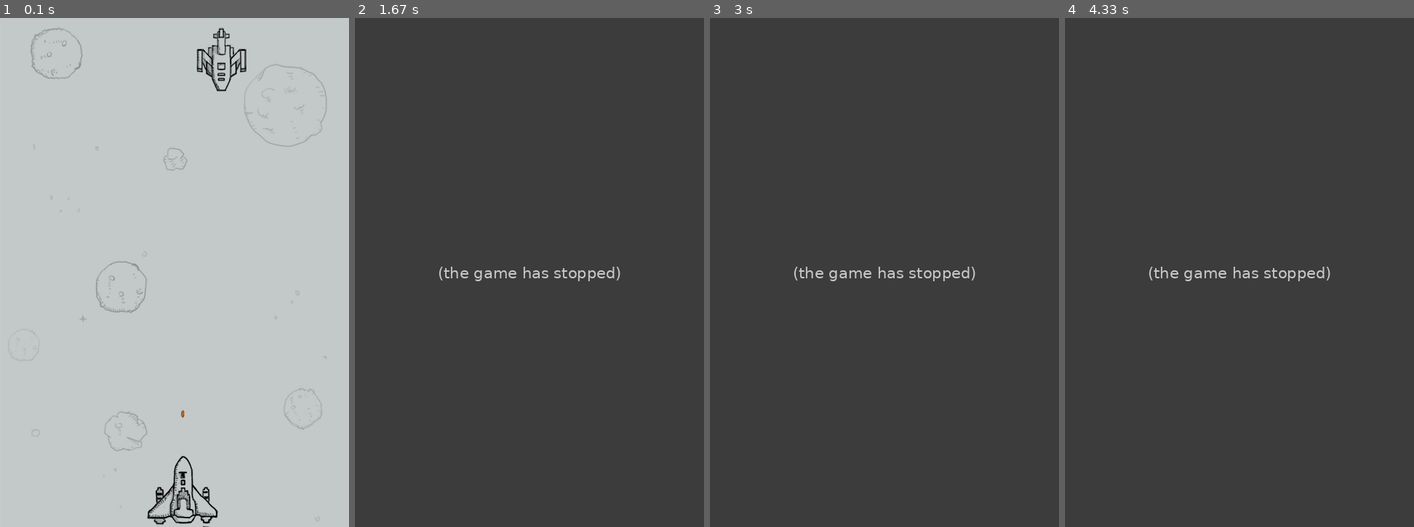
Above: before the commit, frames 1-4 (left to right).
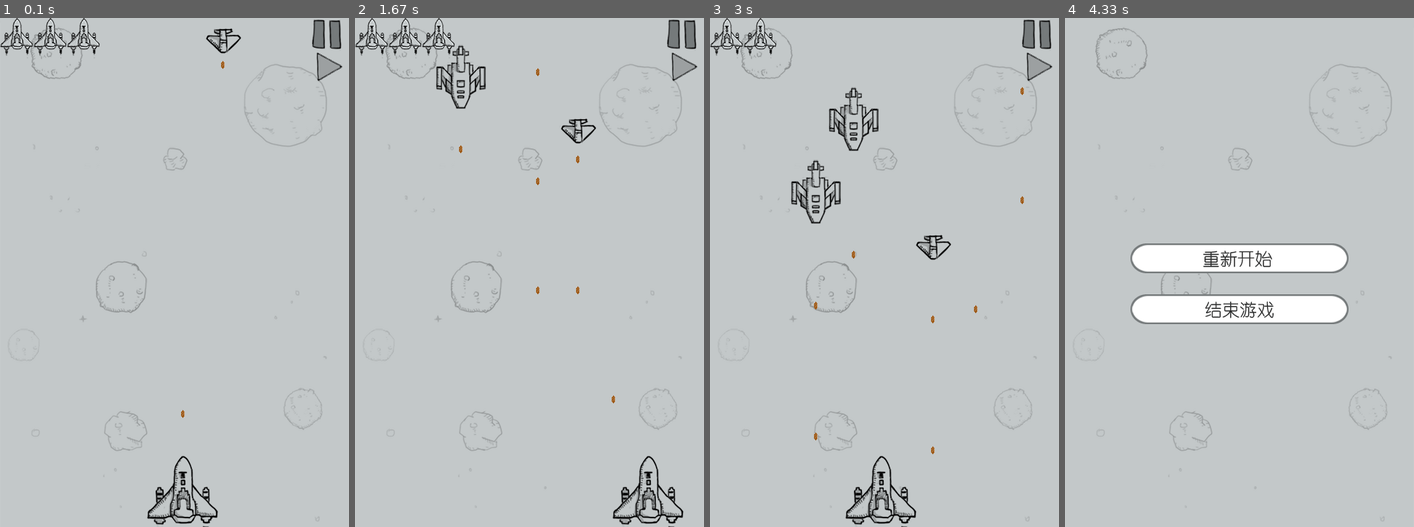
Above: after the commit, the same moments.

Repository: congweiH/AircraftWars-usePyGame
Game: pygame game, started from main.py
Same seed, same stepped clock (60 frames per second), same inputs: the game is played once before the commit and once after it.
Inputs (mouse positions are in pixels of both pictures, inside the frame that each line leads up to):
- Up to frame 1 (0.1 s): no input
- Up to frame 2 (1.67 s): click (683, 48) at 0.38 s; click (683, 48) at 0.88 s; hold Right from 1.33 s (still down)
- Up to frame 3 (3 s): release Right at 1.8 s; hold Up 1.83-2.13 s; hold Left from 2.67 s (still down)
- Up to frame 4 (4.33 s): release Left at 3.2 s; hold Down 3.23-3.53 s; hold Left 3.57-3.97 s; click (1291, 94) at 4.05 s

The runs differ from the first frame. In frame 1, 2.0% of the frame differs, in the area x 0-99%, y 0-15%; in frame 2, 99%; in frame 3, 99%; in frame 4, 100%, in the area x 0-100%, y 0-100%.
Before the commit the program exited at 1.47 s; later frames show no game.

Commit message:
实现飞机生命值，暂停效果

Diff:
--- a/Bullet.py
+++ b/Bullet.py
@@ -15,4 +15,4 @@
         if self.flag == 1:  # 我方飞机
             self.rect.top -= self.speed
         else:   # 敌机
-            self.rect.top += self.speed
+            self.rect.top += self.speed - 5
--- a/Enemy.py
+++ b/Enemy.py
@@ -13,7 +13,7 @@
         self.enemy_img = []
         self.enemy_down_imgs = []
         self.loadImg()
-        r = random.randint(0,2)
+        r = random.randint(0,1)
         self.image = self.enemy_img[r]
         self.rect = self.image.get_rect()
         self.rect.topleft = [random.randint(0, SCREEN_WIDTH - self.image.get_rect().width), 0]
@@ -39,10 +39,10 @@
         self.rect.top += self.speed
 
     def fire(self, bullet_img):
-        if self.fire_fre % 15 == 0:
-            self.bullets.add(Bullet(bullet_img, self.rect.midtop, 0))
+        if self.fire_fre % 60 == 0:
+            self.bullets.add(Bullet(bullet_img, self.rect.midbottom, 0))
         self.fire_fre += 1
-        if self.fire_fre >= 15:
+        if self.fire_fre >= 60:
             self.fire_fre = 0
         # 清除子弹
         for bullet in self.bullets:
--- a/Player.py
+++ b/Player.py
@@ -20,6 +20,8 @@
         self.down_index = 0
         self.is_hit = False
         self.fire_fre = 0
+        self.life = 3
+        self.life_img = pygame.image.load('img/life.png')
         self.mask = pygame.mask.from_surface(self.image[0])
 
     def loadImage(self):
@@ -30,6 +32,9 @@
 
     def draw(self,screen):
         screen.blit(self.image[self.img_index], self.rect)
+        delta = self.life_img.get_rect().width
+        for i in range(self.life):
+            screen.blit(self.life_img,(i*delta,0))
 
     def destory(self, screen):
         self.img_index=self.down_index
--- a/main.py
+++ b/main.py
@@ -9,6 +9,8 @@
 
 SCREEN_HEIGHT = 700
 SCREEN_WIDTH = 480
+AGAIN_POS = AGAIN_X, AGAIN_Y = (SCREEN_WIDTH/2-150, SCREEN_HEIGHT/2-40)
+GAMEOVER_POS = GAMEOVER_X, GAMEOVER_Y = (SCREEN_WIDTH/2-150, SCREEN_HEIGHT/2+30)
 
 
 pygame.init()  # 初始化pygame
@@ -16,6 +18,15 @@
 pygame.display.set_caption("AircraftWars")  # 设置窗体标题
 pygame.display.set_icon(pygame.image.load("img/life.png"))  # 设置icon
 background_img = pygame.image.load('img/background.png')
+
+again_img = pygame.image.load('img/again.png')
+gameover_img = pygame.image.load('img/gameover.png')
+
+pause_nor = pygame.image.load('img/pause_nor.png')
+resume_nor = pygame.image.load('img/resume_nor.png')
+
+pause_pressed = pygame.image.load('img/pause_pressed.png')
+resume_pressed = pygame.image.load('img/resume_pressed.png')
 
 # 玩家飞机
 player = Player()
@@ -26,72 +37,147 @@
 # 敌机
 enemies1 = pygame.sprite.Group()
 enemies_down = pygame.sprite.Group()
+bullets = pygame.sprite.Group()
 enemy_fre = 0
 
-while True:
-    # 设置游戏最大帧率为60
-    pygame.time.Clock().tick(60)
-    # 绘制背景
+start = True
+
+def restart():
+    global start
+    global enemies1
+    global enemies_down
+    global enemy_fre
+    global player
+    global bullets
+    if start == True:
+        return False
     screen.fill(0)
-    screen.blit(background_img, (0,0))
-    # 绘制玩家飞机
-    if not player.is_hit:
-        player.draw(screen)
-        player.fire(bullet_img)
-        player.bullets.draw(screen)
-    else:
-        if player.destory(screen):
-            break
-    # 生成敌机
-    if enemy_fre % 50 == 0:
-        enemy1 = Enemy()
-        enemies1.add(enemy1)
-    enemy_fre += 1
-    if enemy_fre >= 100:
-        enemy_fre = 0
-    # 移动敌机
-    for enemy in enemies1:
-        enemy.move()
-        enemy.fire(bullet_img)
-        enemy.bullets.draw(screen)
-        if len(pygame.sprite.spritecollide(player,enemy.bullets, False,pygame.sprite.collide_mask))>0:
-            player.is_hit = True
-            break
-    # 判断玩家是否被击中
-    list = pygame.sprite.spritecollide(player, enemies1, False, pygame.sprite.collide_mask)
-    if len(list)>0:
-        for i in list:
-            enemies_down.add(i)
-            enemies1.remove(i)
-        player.is_hit = True
-    # 敌机被击中
-    enemies1_down = pygame.sprite.groupcollide(enemies1,player.bullets,1,1)
-    for enemy_down in enemies1_down:
-        enemies_down.add(enemy_down)
-    # 绘制敌机
-    enemies1.draw(screen)
-    # 绘制击毁动画
-    for enemy_down in enemies_down:
-        if enemy_down.down_index > 7:
-            enemies_down.remove(enemy_down)
-            continue
-        enemy_down.draw(screen)
-        enemy_down.down_index += 1
-
-    # 监听键盘事件
-    key_pressed = pygame.key.get_pressed()
-    if not player.is_hit:
-        if key_pressed[K_UP]:
-            player.moveUp()
-        if key_pressed[K_DOWN]:
-            player.moveDown()
-        if key_pressed[K_LEFT]:
-            player.moveLeft()
-        if key_pressed[K_RIGHT]:
-            player.moveRight()
+    screen.blit(background_img,(0,0))
+    screen.blit(again_img, AGAIN_POS)
+    screen.blit(gameover_img, GAMEOVER_POS)
 
     for event in pygame.event.get():
-        if event.type==pygame.QUIT:
+        if event.type == pygame.QUIT:
             pygame.quit()
             exit()
+        if event.type == MOUSEBUTTONDOWN:
+            M_X, M_Y = event.pos
+            if GAMEOVER_X < M_X and M_X < GAMEOVER_X + gameover_img.get_rect().width and GAMEOVER_Y < M_Y and M_Y < GAMEOVER_Y + gameover_img.get_rect().height:
+                pygame.quit()
+                exit()
+            if AGAIN_X < M_X and M_X < AGAIN_X + again_img.get_rect().width and AGAIN_Y < M_Y and M_Y < AGAIN_Y + again_img.get_rect().height:
+                start = True
+                player = Player()
+                enemies1 = pygame.sprite.Group()
+                enemies_down = pygame.sprite.Group()
+                bullets = pygame.sprite.Group()
+                enemy_fre = 0
+                break
+
     pygame.display.update()
+
+while True:
+    if start == False:
+        while True:
+            if restart() == False:
+                break
+    else:
+        while True:
+            # 设置游戏最大帧率为60
+            pygame.time.Clock().tick(60)
+            # 绘制背景
+            screen.fill(0)
+            screen.blit(background_img, (0,0))
+            screen.blit(pause_pressed, (SCREEN_WIDTH - pause_pressed.get_rect().width,0))
+            screen.blit(resume_nor, (SCREEN_WIDTH - resume_nor.get_rect().width, pause_pressed.get_rect().height))
+            # 绘制玩家飞机
+            if not player.is_hit:
+                player.draw(screen)
+                player.fire(bullet_img)
+                player.bullets.draw(screen)
+                # for bullet in player.bullets:
+                #     bullets.add(bullet)
+            else:
+                if player.destory(screen):
+                    player.life -= 1
+                    player.is_hit = False
+                    player.rect.topleft = [200, 600]
+                    player.img_index = 0
+                    player.down_index = 0
+            if player.life <= 0:
+                start = False
+                break
+            # 生成敌机
+            if enemy_fre % 50 == 0:
+                enemy1 = Enemy()
+                enemies1.add(enemy1)
+            enemy_fre += 1
+            if enemy_fre >= 100:
+                enemy_fre = 0
+            # 移动敌机
+            for enemy in enemies1:
+                enemy.move()
+                enemy.fire(bullet_img)
+                enemy.bullets.draw(screen)
+                # for bullet in enemy.bullets:
+                #     bullets.add(bullet)
+                if len(pygame.sprite.spritecollide(player,enemy.bullets, False,pygame.sprite.collide_mask))>0:
+                    player.is_hit = True
+                    break
+            # 判断玩家是否被击中
+            list = pygame.sprite.spritecollide(player, enemies1, False, pygame.sprite.collide_mask)
+            if len(list)>0:
+                for i in list:
+                    enemies_down.add(i)
+                    enemies1.remove(i)
+                player.is_hit = True
+            # 敌机被击中
+            enemies1_down = pygame.sprite.groupcollide(enemies1,player.bullets,1,1)
+            for enemy_down in enemies1_down:
+                enemies_down.add(enemy_down)
+            # 绘制敌机
+            enemies1.draw(screen)
+            bullets.draw(screen)
+            # 绘制击毁动画
+            for enemy_down in enemies_down:
+                if enemy_down.down_index > 7:
+                    enemies_down.remove(enemy_down)
+                    continue
+                enemy_down.draw(screen)
+                enemy_down.down_index += 1
+            # 监听键盘事件
+            key_pressed = pygame.key.get_pressed()
+            if not player.is_hit:
+                if key_pressed[K_UP]:
+                    player.moveUp()
+                if key_pressed[K_DOWN]:
+                    player.moveDown()
+                if key_pressed[K_LEFT]:
+                    player.moveLeft()
+                if key_pressed[K_RIGHT]:
+                    player.moveRight()
+
+            for event in pygame.event.get():
+                if event.type==pygame.QUIT:
+                    pygame.quit()
+                    exit()
+                if event.type == MOUSEBUTTONDOWN:
+                    M_X, M_Y = event.pos
+                    if (SCREEN_WIDTH-pause_pressed.get_rect().width < M_X and M_X < SCREEN_WIDTH and 0 < M_Y and M_Y < pause_pressed.get_rect().height*2):
+                        flag = 0
+                        while True:
+                            if flag:
+                                break
+                            screen.blit(pause_nor, (SCREEN_WIDTH - pause_nor.get_rect().width, 0))
+                            screen.blit(resume_pressed,(SCREEN_WIDTH - resume_pressed.get_rect().width, pause_pressed.get_rect().height))
+                            for event in pygame.event.get():
+                                if event.type == pygame.QUIT:
+                                    pygame.quit()
+                                    exit()
+                                if event.type == MOUSEBUTTONDOWN:
+                                    M_X, M_Y = event.pos
+                                    if(SCREEN_WIDTH-pause_pressed.get_rect().width < M_X and M_X < SCREEN_WIDTH and 0 < M_Y and M_Y < pause_pressed.get_rect().height*2):
+                                        flag = 1
+                                        break
+                            pygame.display.update()
+            pygame.display.update()
